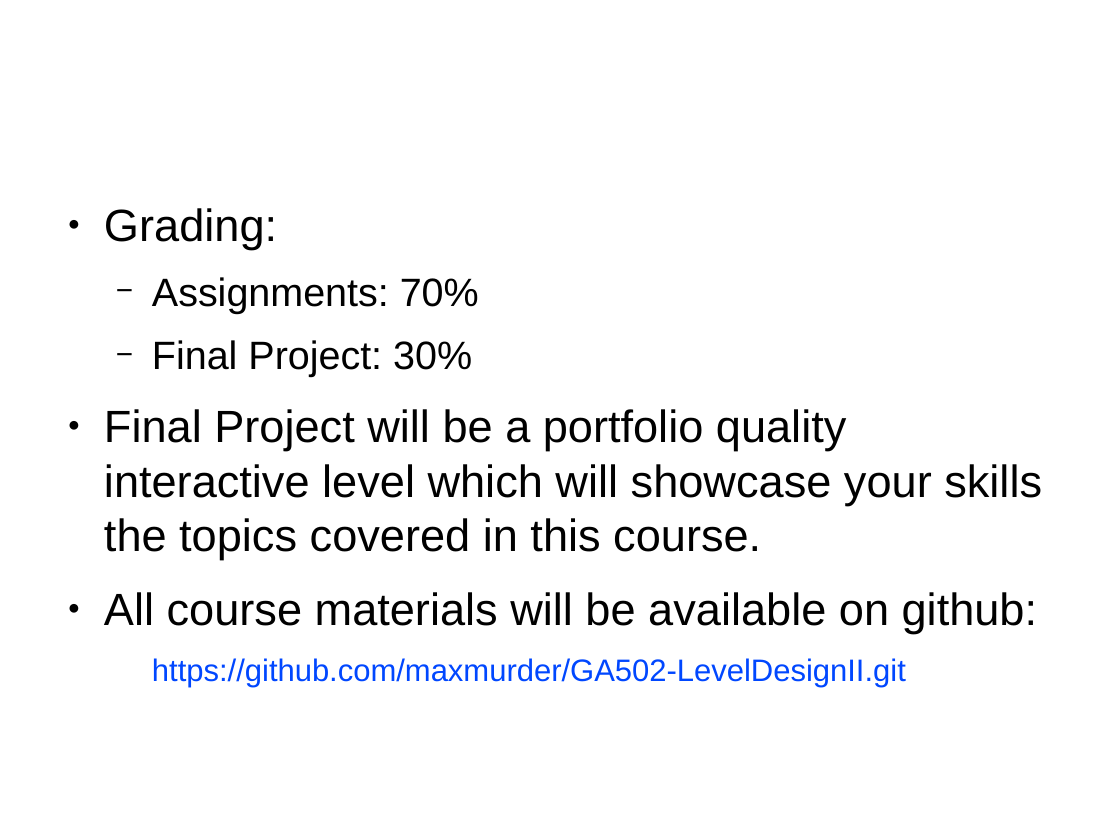
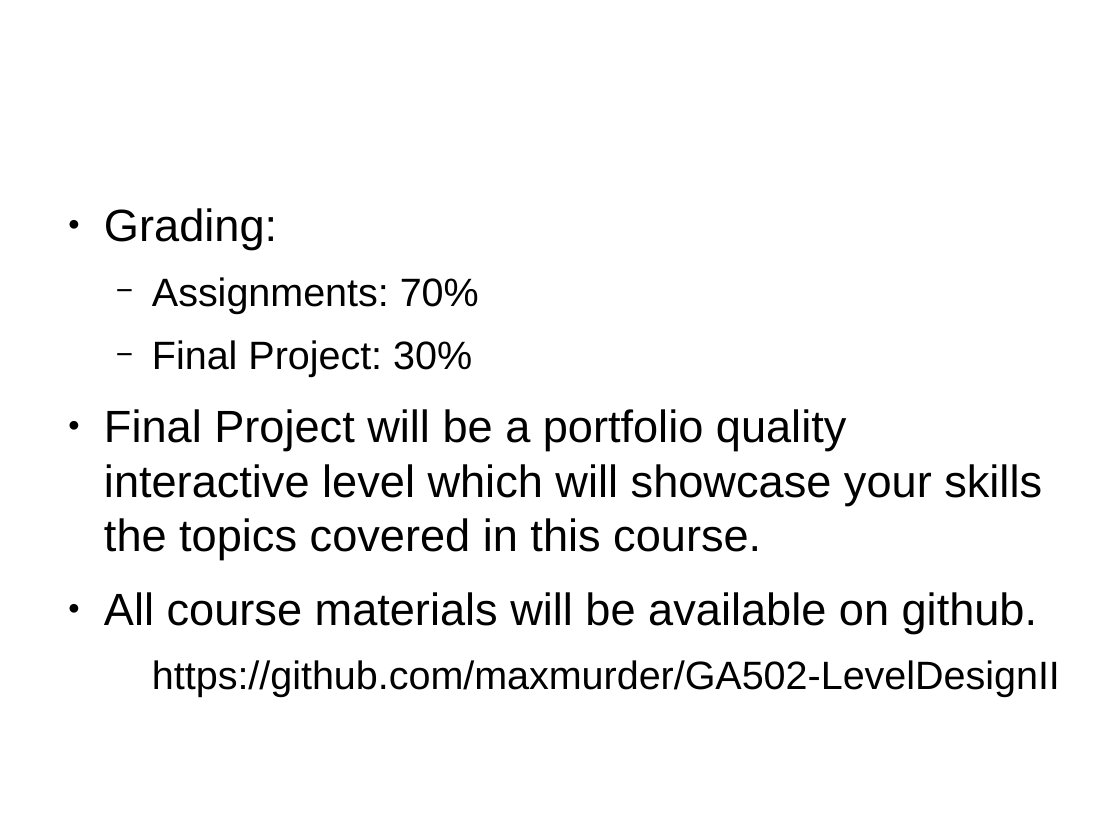
Before and after one commit to maxmurder/GA502-LevelDesignII, a slide deck: slide 2 of GA502-Session1.odp. Drawn at 1120x840 pixels with LibreOffice and Linux fonts; fonts in the diff are those of the drawing. Boxes give left, top, right and bottom in pixels: in the first picture for what was removed or moved away, otherwise in the second. Text is boxed around its words. In the diff, an @@ line names an element or a change of style, - is before the commit and + after.

```diff
--- a/GA502-Session1.odp
+++ b/GA502-Session1.odp
@@ text at (104,592,1060,697): text changed; size 22 to 28 pt; text colour #0047FF to #000000 @@
-● All course materials will be available on github:
-  https://github.com/maxmurder/GA502-LevelDesignII.git
+● All course materials will be available on github.
+  https://github.com/maxmurder/GA502-LevelDesignII
```
Also in this commit, not shown: 2 other slides changed, 1 slide added, 2 other files.
